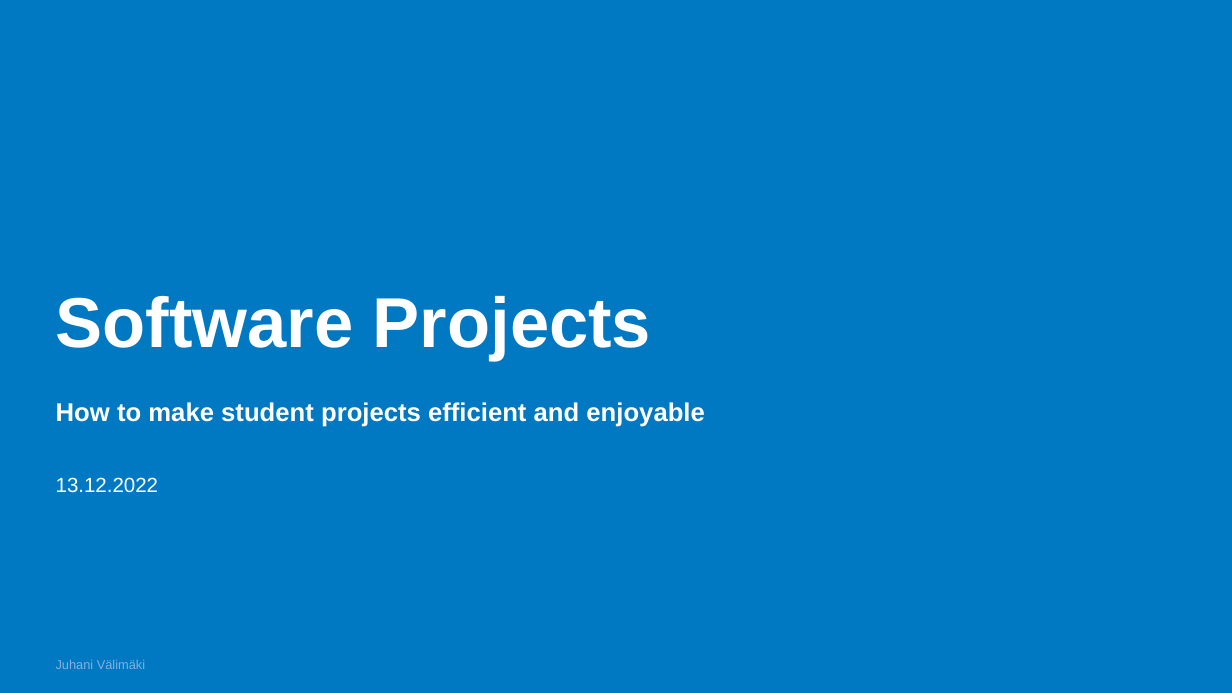
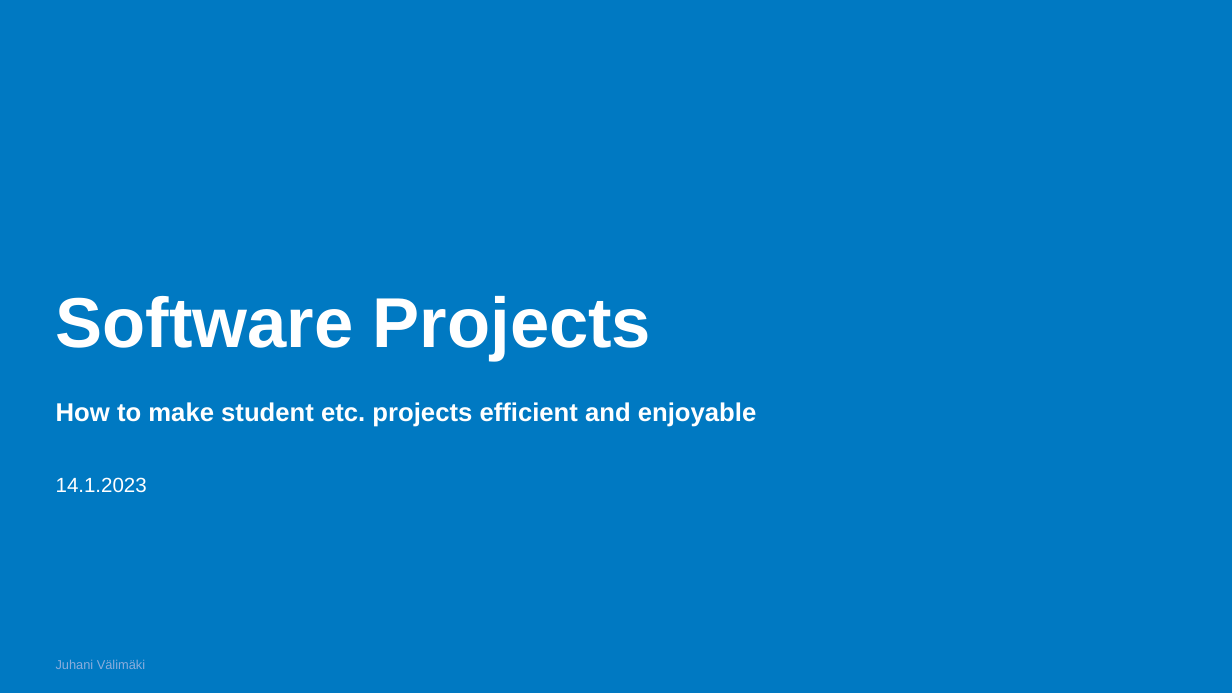
Before and after one commit to haagahelia/ohke-teknologiat, a slide deck: slide 1 of 06_ohjelmistoarkkitehtuurit_ja_patternit/SoftwareProjects_LessonsLearned.pptx. Drawn at 1232x693 pixels with LibreOffice and Linux fonts; fonts in the diff are those of the drawing; background and template pictures are left out. Boxes give left, top, right and bottom in pixels: in the first picture for what was removed or moved away, otherwise in the second. Text is boxed around its words. In the diff, an @@ line names an element or a change of style, - is before the commit and + after.

Commit message:
Project lessons learned edited for explanations etc.

```diff
--- a/06_ohjelmistoarkkitehtuurit_ja_patternit/SoftwareProjects_LessonsLearned.pptx
+++ b/06_ohjelmistoarkkitehtuurit_ja_patternit/SoftwareProjects_LessonsLearned.pptx
@@ text at (56,402,756,427): text changed @@
-How to make student projects efficient and enjoyable
+How to make student etc. projects efficient and enjoyable
@@ text at (56,477,147,493): text changed @@
-13.12.2022
+14.1.2023
```
Also in this commit, not shown: 8 other slides changed, 1 other file.
